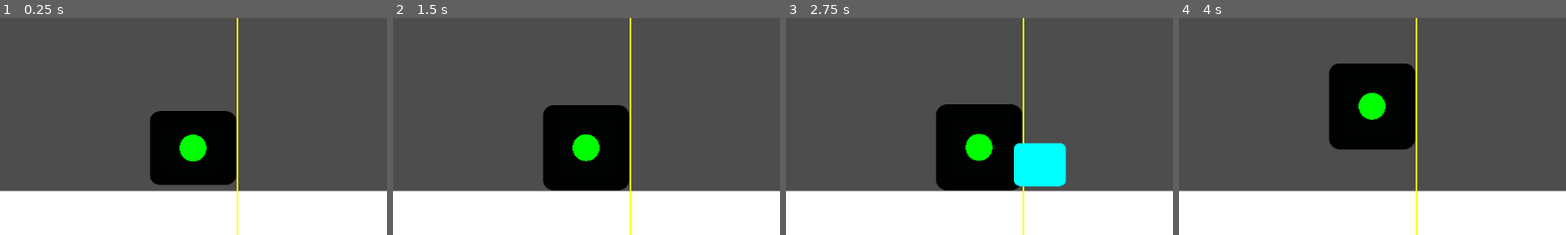
Above: before the commit, frames 1-4 (left to right).
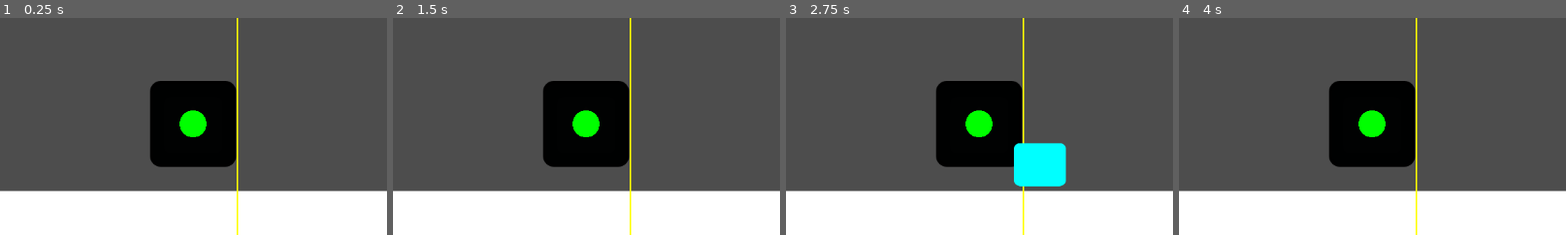
Above: after the commit, the same moments.

Repository: naimurRahmanx/godot-10-game-exercises
Game: Godot game, scene res://Scenes/main.tscn
The game is run twice, just before and just after one commit, with the same random seed, the same clock (stepped at 60 frames per second) and the same inputs. The engine's default icon, where the game draws it, is replaced by a stand-in: a white triangle on a blue panel in a dark square.
Inputs:
- Up to frame 1 (0.25 s): no input
- Up to frame 2 (1.5 s): tap Enter (ui_accept) at 0.5, 0.77 s
- Up to frame 3 (2.75 s): tap Enter (ui_accept) at 1.52 s
- Up to frame 4 (4 s): tap P (pause) at 2.75 s; tap Enter (ui_accept) at 3.02, 3.77 s
The pictures show only the part of the screen within x 26-76%, y 28-78%; the shares and areas given below are measured in that part.

The runs differ from the first frame. In frame 1, 6.3% of the frame differs, in the area x 38-62%, y 29-77%; in frame 2, 6.3%; in frame 3, 5.9%; in frame 4, 4.8%.
Error after the commit: Parse Error: Unexpected identifier "Copy" in class body. (res://Scripts/player.gd:2)

Commit message:
Player script explained

Diff:
--- a/06-Endless-Runner/Scripts/player.gd
+++ b/06-Endless-Runner/Scripts/player.gd
@@ -1,68 +1,107 @@
+
+Copy
+
 extends CharacterBody2D
 
-@export var jump_force := -550.0
-@export var gravity := 1000.0
-@export var jump_cut_multiplier := 0.5
-@export var fall_multiplier := 1.8
+# ─────────────────────────────────────────
+#  SETTINGS  (edit these in the Inspector)
+# ─────────────────────────────────────────
 
-# Jump polish
-var coyote_time := 0.15
+@export var jump_force        := -550.0   # how high the player jumps (negative = up)
+@export var gravity           := 1000.0   # how fast the player falls
+@export var jump_cut_multiplier := 0.5    # releasing jump early makes the jump shorter
+@export var fall_multiplier   := 1.8      # falling is faster than rising
+
+
+# ─────────────────────────────────────────
+#  JUMP POLISH TIMERS
+# ─────────────────────────────────────────
+
+# Coyote time: lets you jump a tiny moment AFTER walking off a ledge
+var coyote_time  := 0.15
 var coyote_timer := 0.0
 
-var jump_buffer_time := 0.15
+# Jump buffer: remembers your jump press if you press JUST before landing
+var jump_buffer_time  := 0.15
 var jump_buffer_timer := 0.0
 
-# Landing detection
-var was_on_floor := false
-var landing_timer := 0.0
+
+# ─────────────────────────────────────────
+#  JUICE (squash & stretch) VARIABLES
+# ─────────────────────────────────────────
+
+var was_on_floor  := false   # did we touch the floor last frame?
+var landing_timer := 0.0     # cooldown so the squash only plays once per landing
 
 
+# ════════════════════════════════════════════════════════
+#  MAIN LOOP  –  runs every frame
+# ════════════════════════════════════════════════════════
 func _physics_process(delta: float) -> void:
 
-	landing_timer -= delta
-
-	# Gravity
+	# ── CORE: Gravity ──────────────────────────────────
 	if not is_on_floor():
 		if velocity.y > 0:
+			# falling down → apply extra gravity so it feels snappier
 			velocity.y += gravity * fall_multiplier * delta
 		else:
+			# rising up → apply normal gravity
 			velocity.y += gravity * delta
 
-	# Coyote time
+
+	# ── POLISH: Coyote timer ───────────────────────────
+	# While on the floor: keep the timer full.
+	# Once in the air: count it down to zero.
 	if is_on_floor():
 		coyote_timer = coyote_time
 	else:
 		coyote_timer -= delta
 
-	# Jump buffer
+
+	# ── POLISH: Jump buffer ────────────────────────────
+	# Pressed jump? Start the buffer countdown.
+	# Otherwise: keep counting it down.
 	if Input.is_action_just_pressed("ui_accept"):
 		jump_buffer_timer = jump_buffer_time
 	else:
 		jump_buffer_timer -= delta
 
-	# Execute jump
+
+	# ── CORE: Execute the jump ─────────────────────────
+	# Jump only when BOTH the buffer AND coyote timer are still active.
 	if jump_buffer_timer > 0.0 and coyote_timer > 0.0:
-		velocity.y = jump_force
-		jump_buffer_timer = 0.0
-		coyote_timer = 0.0
+		velocity.y       = jump_force   # launch upward
+		jump_buffer_timer = 0.0         # consume the buffer
+		coyote_timer      = 0.0         # consume the coyote window
 		print("[PLAYER] Jump executed")
 
-	# Variable jump height
+
+	# ── CORE: Variable jump height ─────────────────────
+	# Released jump while still going up? Cut speed in half → shorter hop.
 	if Input.is_action_just_released("ui_accept") and velocity.y < 0.0:
 		velocity.y *= jump_cut_multiplier
 
+
+	# ── CORE: Move the character ───────────────────────
 	move_and_slide()
 
-	# Detect landing (only once)
+
+	# ── JUICE: Detect landing ──────────────────────────
+	# Trigger squash only on the FIRST frame we touch the floor.
+	landing_timer -= delta
 	if not was_on_floor and is_on_floor() and landing_timer <= 0.0:
 		on_landed()
+	was_on_floor = is_on_floor()   # remember this frame for next frame
 
-	was_on_floor = is_on_floor()
 
-	# Smooth scale recovery
+	# ── JUICE: Smooth scale recovery ───────────────────
+	# lerp slowly brings scale.y back to 1.0 (normal height) each frame.
 	scale.y = lerp(scale.y, 1.0, 8.0 * delta)
 
 
+# ════════════════════════════════════════════════════════
+#  JUICE FUNCTION  –  called once every time we land
+# ════════════════════════════════════════════════════════
 func on_landed() -> void:
-	scale.y = 0.75
-	landing_timer = 0.15
+	scale.y       = 0.75   # squash the sprite downward instantly
+	landing_timer = 0.15   # set cooldown so this doesn't fire twice
